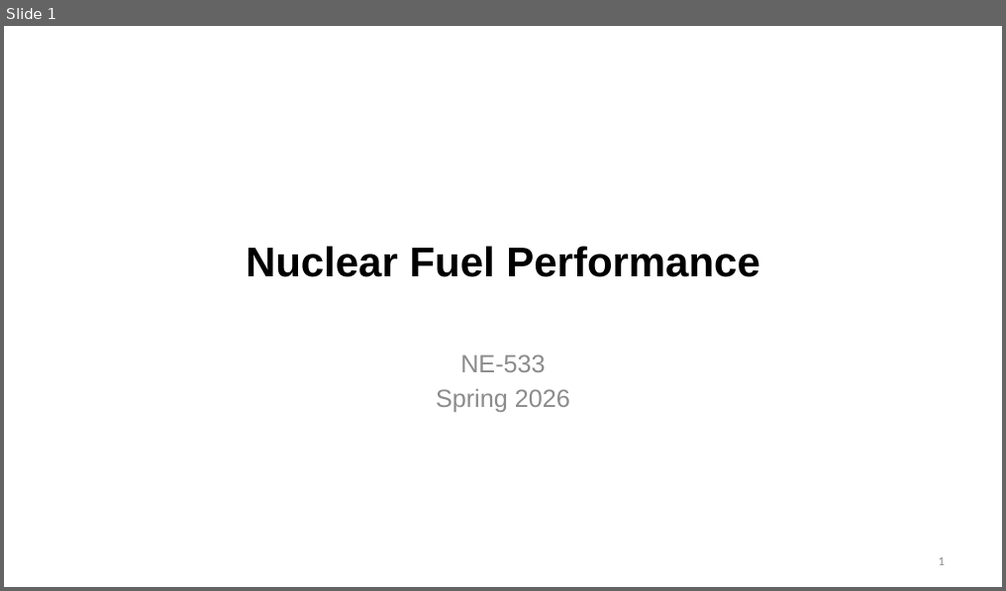
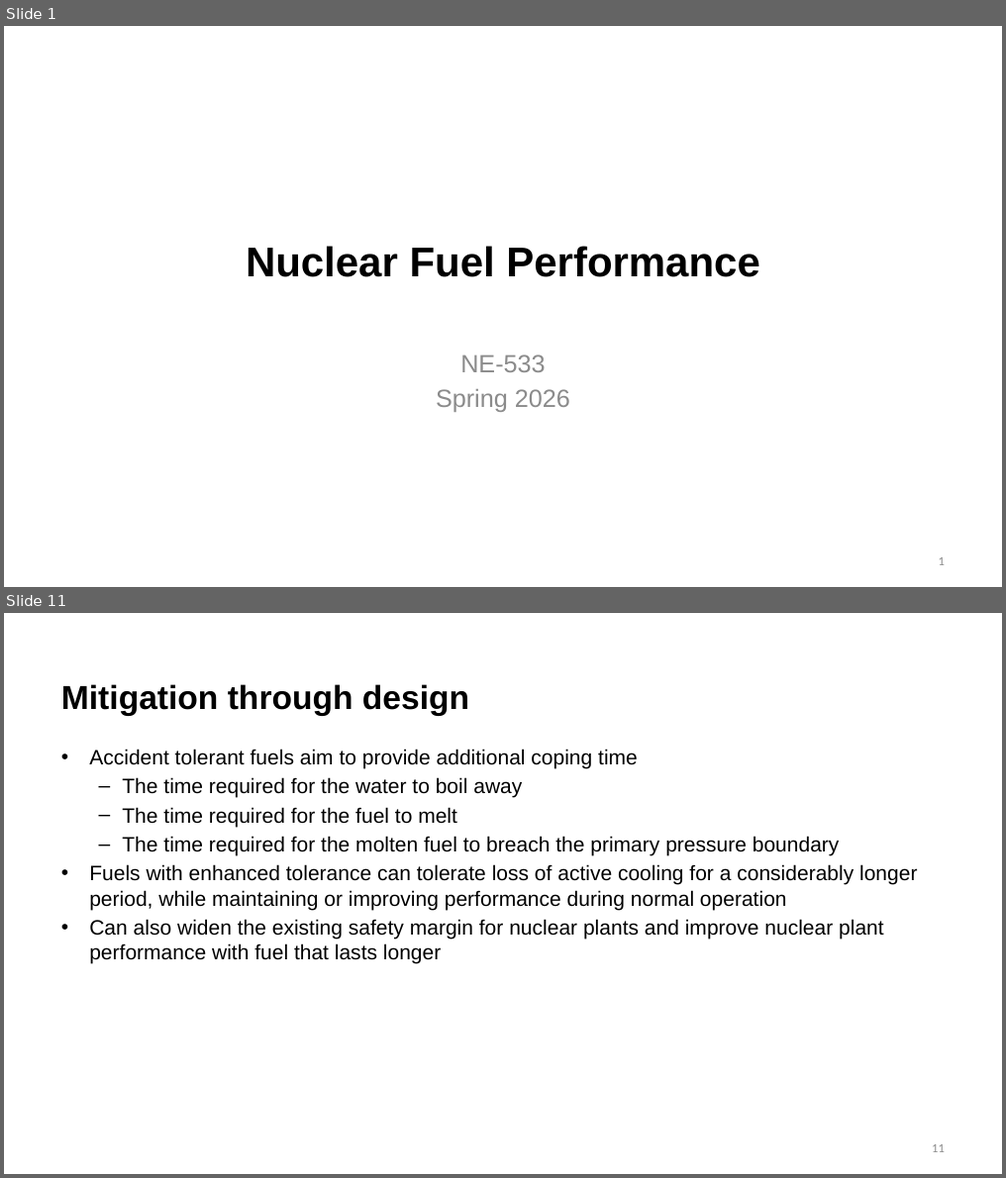
Before and after one commit to benbeeler/TEACHING, a slide deck: Nuclear_Fuel_Performance/NE533_Spring2026/Module4/Lec19_Accidents.pptx. Shown one above the other, each under a label of ours: slide 1 before the commit, slides 1 and 11 after it; the slides between them are not shown. The pictures are 1006x591 and 1006x1178 pixels, drawn with LibreOffice and Linux fonts; fonts in the diff are those of the drawing; background and template pictures are left out. Boxes give left, top, right and bottom in pixels: in the first picture for what was removed or moved away, otherwise in the second. Text is boxed around its words. In the diff, an @@ line names an element or a change of style, - is before the commit and + after.

```diff
--- a/Nuclear_Fuel_Performance/NE533_Spring2026/Module4/Lec19_Accidents.pptx
+++ b/Nuclear_Fuel_Performance/NE533_Spring2026/Module4/Lec19_Accidents.pptx
@@ slide 11 added at [4, 613, 1002, 1174], background #FFFFFF @@
@@ title added at [61, 684, 469, 716], 32 pt, text #000000, bold @@
+Mitigation through design
@@ text added at [89, 749, 917, 964], 20 pt, text #000000 @@
+• Accident tolerant fuels aim to provide additional coping time
+  – The time required for the water to boil away
+  – The time required for the fuel to melt
+  – The time required for the molten fuel to breach the primary pressure boundary
+• Fuels with enhanced tolerance can tolerate loss of active cooling for a considerably longer period, while maintaining or improving performance during normal operation
+• Can also widen the existing safety margin for nuclear plants and improve nuclear plant performance with fuel that lasts longer
@@ page number added at [932, 1145, 944, 1153], 12 pt, text #8C8C8C @@
+11
```
Also in this commit, not shown: 13 other slides added, 27 slides removed, 17 other files.
